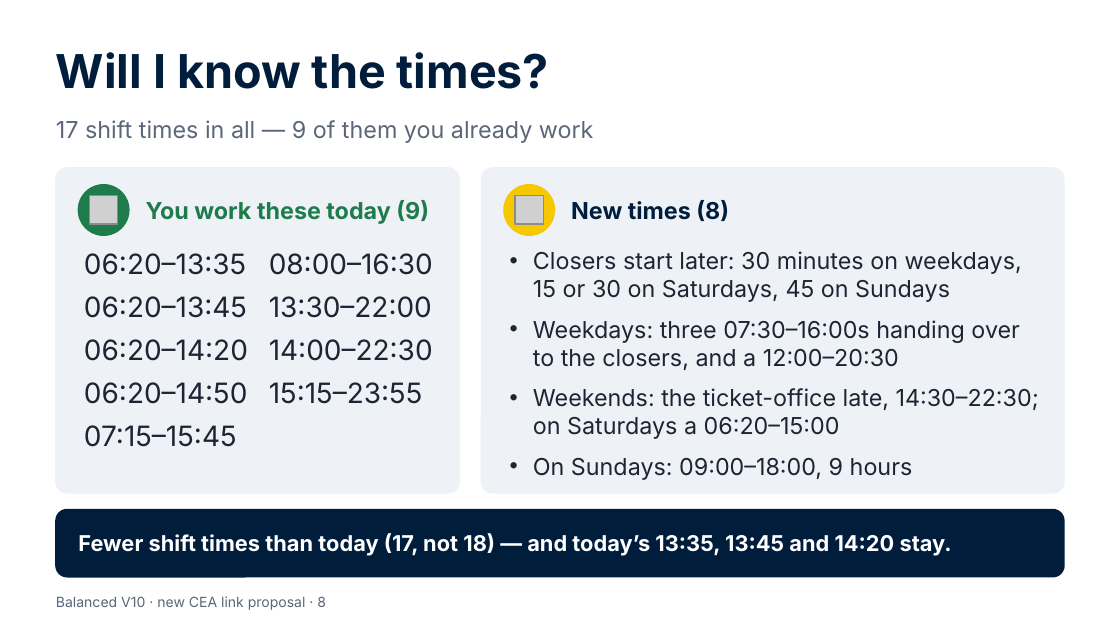
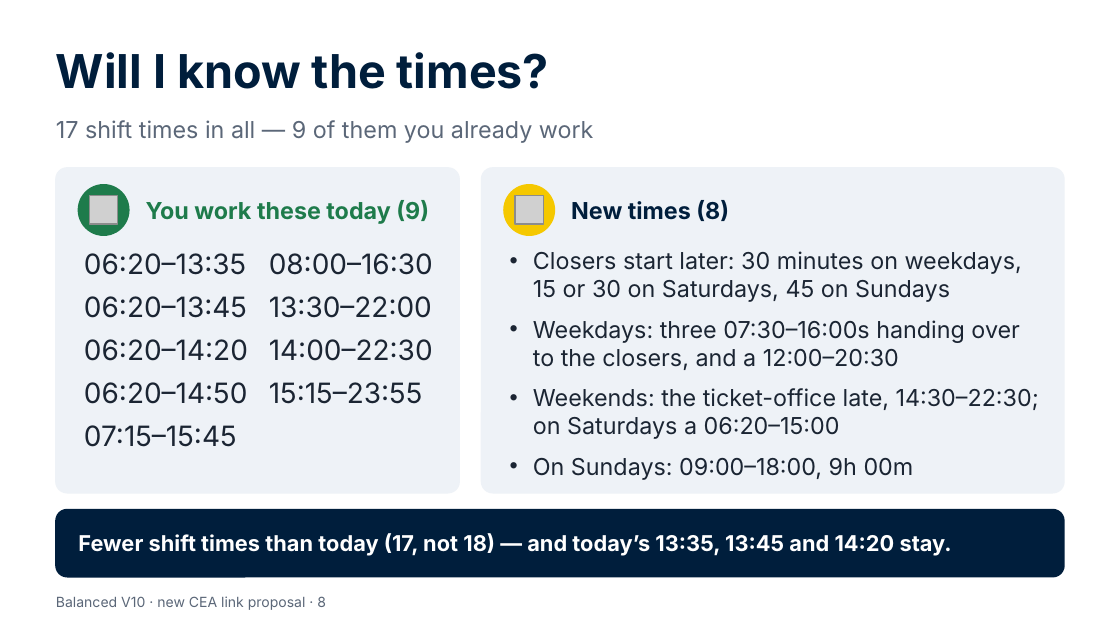
Before and after one commit to Garethdavidmiller/roster-app, a slide deck: slide 8 of docs/links-26/presentations/Balanced-V10-for-colleagues.pptx. Drawn at 1120x630 pixels with LibreOffice and Linux fonts; fonts in the diff are those of the drawing; grey boxes stand for pictures. Boxes give left, top, right and bottom in pixels: in the first picture for what was removed or moved away, otherwise in the second. Text is boxed around its words. In the diff, an @@ line names an element or a change of style, - is before the commit and + after.

```diff
--- a/docs/links-26/presentations/Balanced-V10-for-colleagues.pptx
+++ b/docs/links-26/presentations/Balanced-V10-for-colleagues.pptx
@@ text at (x1=533, y1=458, x2=914, y2=480): text changed @@
-• On Sundays: 09:00–18:00, 9 hours
+• On Sundays: 09:00–18:00, 9h 00m
```
Also in this commit, not shown: 53 other files.
